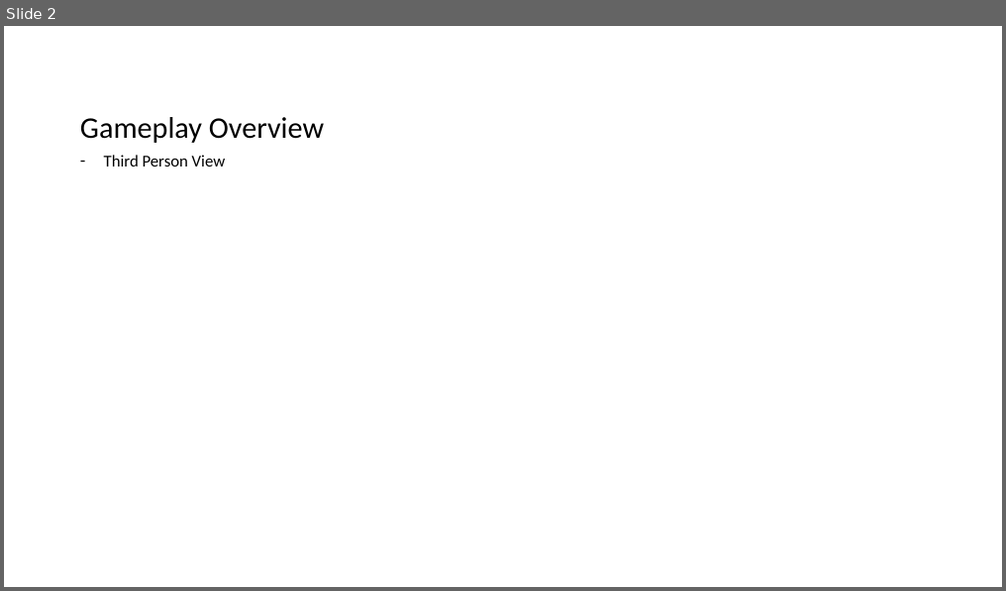
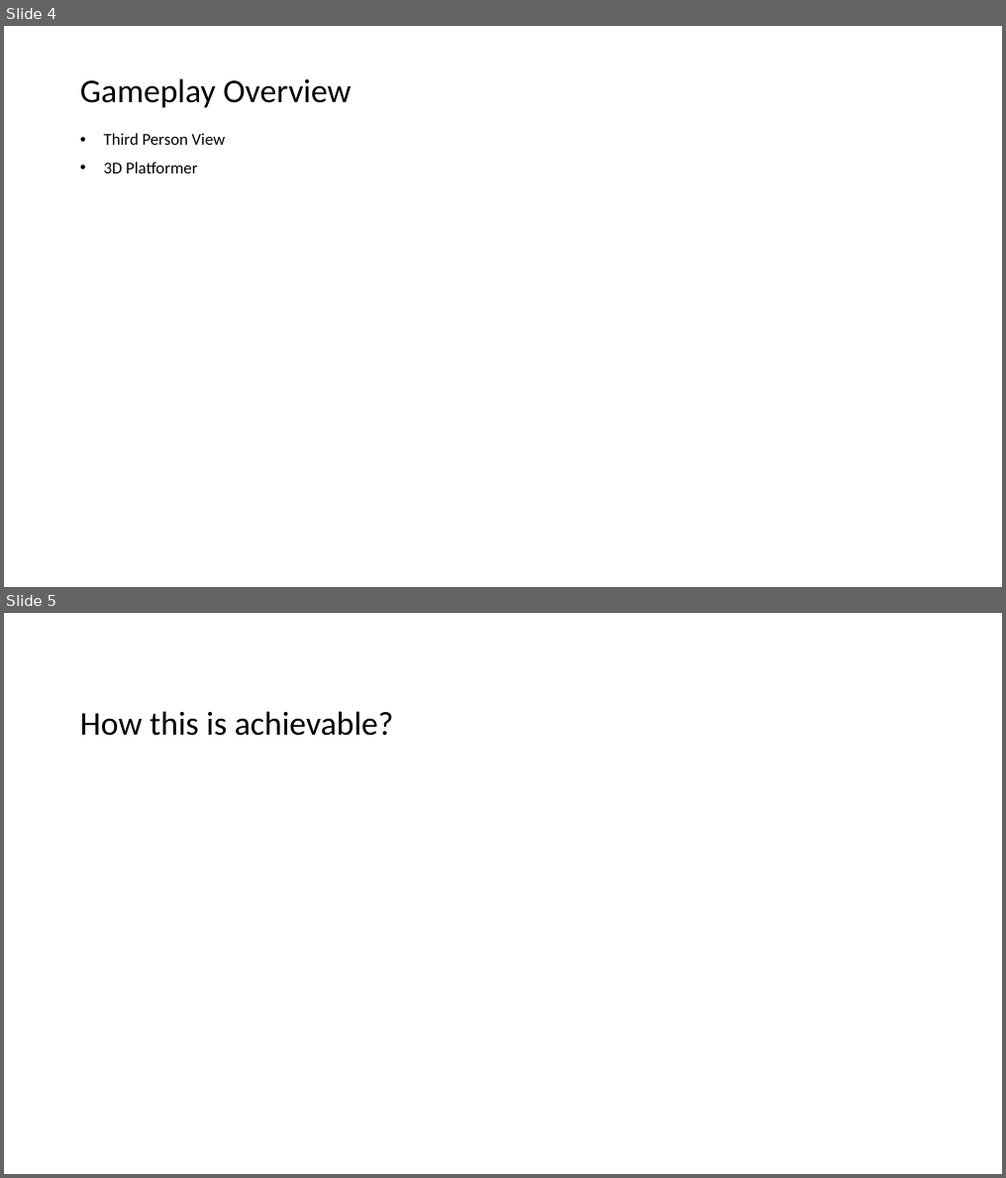
Before and after one commit to lcifty/College, a slide deck: College/FMP/Bacon Bandit.pptx. Shown one above the other, each under a label of ours: slide 2 before the commit, slides 4 and 5 after it. The pictures are 1006x591 and 1006x1178 pixels, drawn with LibreOffice and Linux fonts; fonts in the diff are those of the drawing. Boxes give left, top, right and bottom in pixels: in the first picture for what was removed or moved away, otherwise in the second. Text is boxed around its words. In the diff, an @@ line names an element or a change of style, - is before the commit and + after.

```diff
--- a/College/FMP/Bacon Bandit.pptx
+++ b/College/FMP/Bacon Bandit.pptx
@@ slide 5 added at (4,613,1002,1174), background #FFFFFF @@
@@ title added at (80,711,394,736), 32 pt, text #000000 @@
+How this is achievable?
@@ what was slide 2 is now slide 4 @@
@@ slide 4 changed as well @@
@@ title "Gameplay Overview": place and size @@
-title "Gameplay Overview" at (80,117,324,143)
+title "Gameplay Overview" at (80,78,350,108)
@@ title "Gameplay Overview" at (80,78,350,108): size 28.8 to 32 pt @@
@@ text "Third Person View": place and size @@
-text "Third Person View" at (104,155,226,167)
+text "Third Person View" at (104,133,226,174)
@@ text at (104,133,226,145): bullet - to • @@
@@ text at (104,162,197,174): paragraph added @@
+• 3D Platformer
```
Also in this commit, not shown: 2 other slides changed, 1 other slide added, 1 slide removed.
